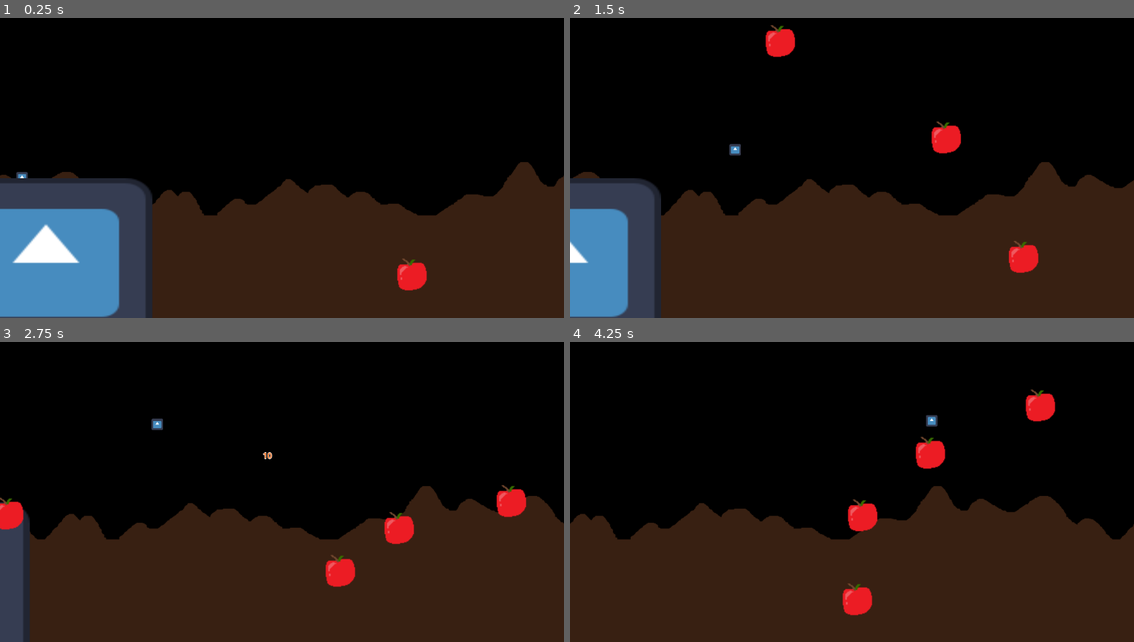
Above: before the commit, frames 1-4 (two rows, left to right).
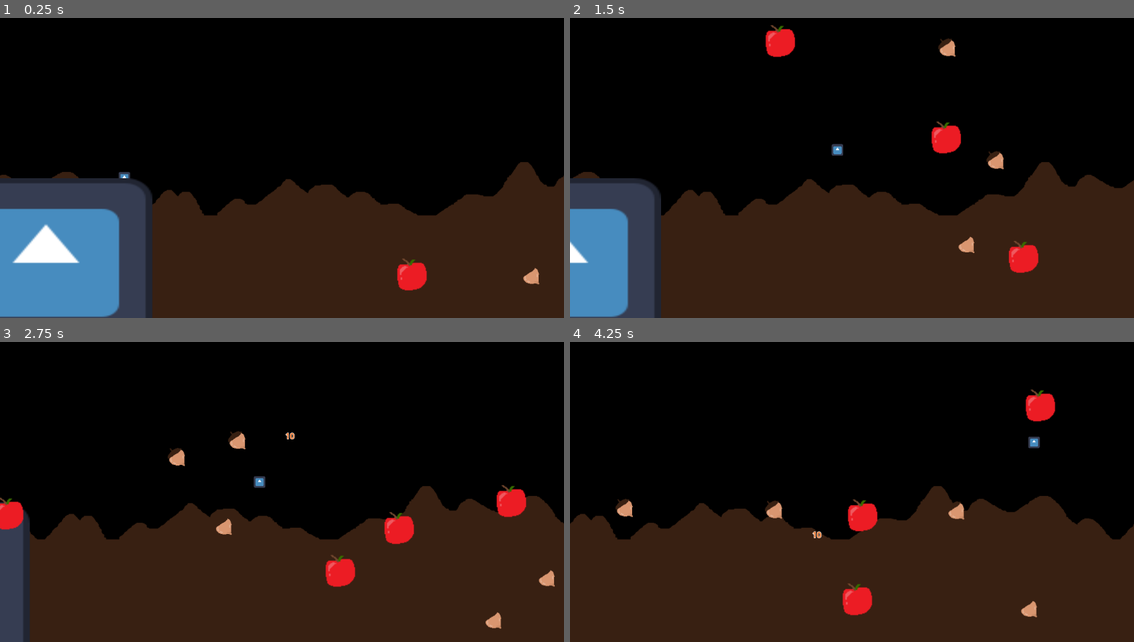
Above: after the commit, the same moments.

Repository: Kurooco/HonorsProject
Game: Godot game, scene res://globals/level_handler.tscn
The game is run twice, just before and just after one commit, with the same random seed, the same clock (stepped at 60 frames per second) and the same inputs. The engine's default icon, where the game draws it, is replaced by a stand-in: a white triangle on a blue panel in a dark square.
Inputs:
- Up to frame 1 (0.25 s): no input
- Up to frame 2 (1.5 s): hold Space (shoot) 0.53-1.28 s; hold Right (right) from 0.53 s (still down); tap Up (jump) at 0.77 s; tap Space (shoot) at 1.35 s
- Up to frame 3 (2.75 s): tap Up (jump) at 1.52 s; release Right (right) at 2.03 s; hold Left (left) from 2.03 s (still down); hold Space (shoot) from 2.03 s (still down)
- Up to frame 4 (4.25 s): release Left (left) at 2.78 s; release Space (shoot) at 2.78 s; hold Right (right) from 2.78 s (still down); tap Space (shoot) at 2.85 s; tap Up (jump) at 3.02, 3.77 s; hold Space (shoot) from 3.53 s (still down)

The runs differ from the first frame. In frame 1, 0.2% of the frame differs, in the area x 2-96%, y 51-89%; in frame 2, 0.6%; in frame 3, 0.8%; in frame 4, 1.2%, in the area x 8-84%, y 24-92%.

Commit message:
meeting1

Diff:
--- a/scenes/levels/level_1.tscn
+++ b/scenes/levels/level_1.tscn
@@ -20,7 +20,7 @@
 script = ExtResource("1_x42e6")
 
 [node name="Player" parent="." instance=ExtResource("1_ksju7")]
-position = Vector2(-506, 17)
+position = Vector2(-297, 4)
 
 [node name="Camera2D" type="Camera2D" parent="."]
 
@@ -86,7 +86,6 @@
 y_range = Vector2(-800, -500)
 x_range = Vector2(-300, 300)
 spawn_item = ExtResource("5_sk5k4")
-disabled = true
 
 [node name="Parallax2D" type="Parallax2D" parent="."]
 z_index = -50
